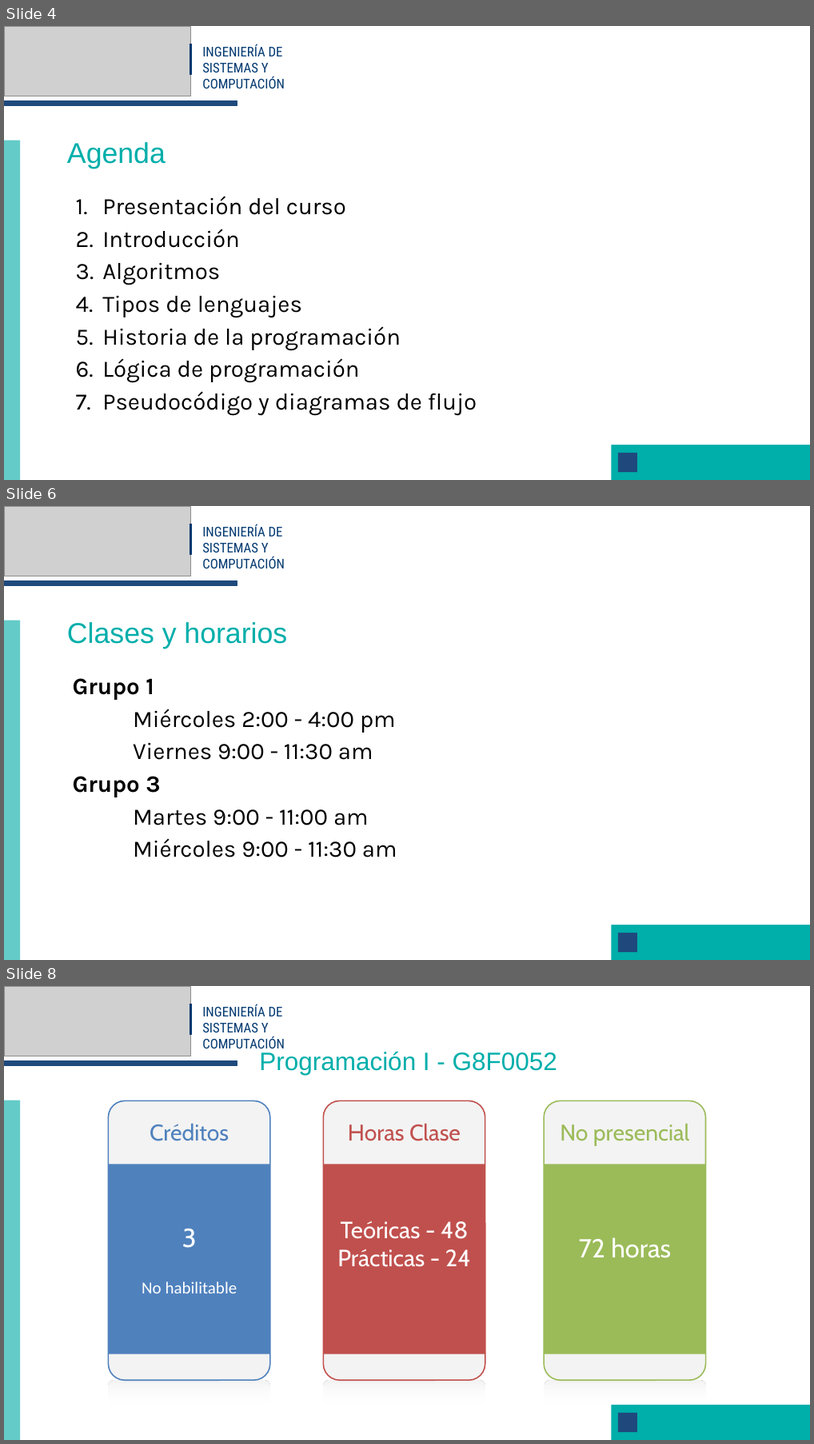
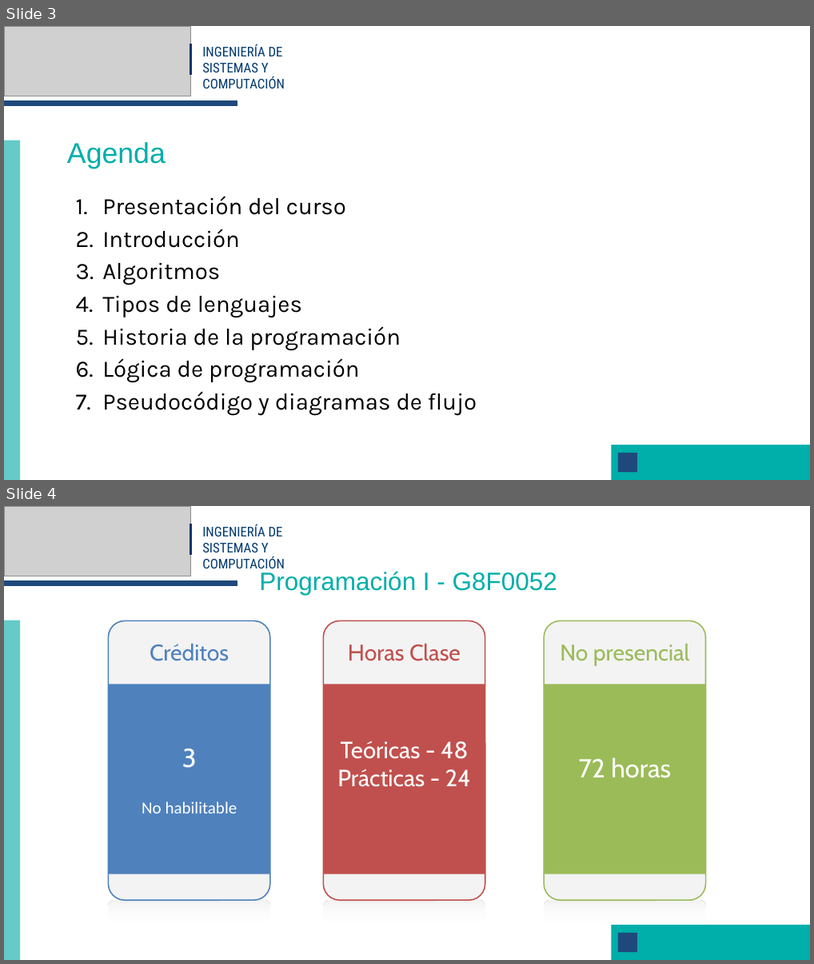
Before and after one commit to BioAITeamLearning/AlgProgI_2026_02_Ucaldas, a slide deck: content/resources/clase-1/clase1-diaps.pptx. Shown one above the other, each under a label of ours: slides 4, 6 and 8 before the commit, slides 3 and 4 after it; the slides between them are not shown. The pictures are 814x1444 and 814x964 pixels, drawn with LibreOffice and Linux fonts; fonts in the diff are those of the drawing; grey boxes stand for pictures; background and template pictures are left out. Boxes give left, top, right and bottom in pixels: in the first picture for what was removed or moved away, otherwise in the second. Text is boxed around its words. In the diff, an @@ line names an element or a change of style, - is before the commit and + after.

```diff
--- a/content/resources/clase-1/clase1-diaps.pptx
+++ b/content/resources/clase-1/clase1-diaps.pptx
@@ slide 6 removed at box(4, 506, 810, 960), background #FFFFFF @@
@@ picture removed at box(4, 506, 191, 576) @@
@@ rectangle removed at box(190, 524, 191, 554) @@
@@ text removed at box(202, 524, 285, 568) @@
-INGENIERÍA DE SISTEMAS Y COMPUTACIÓN
@@ rectangle removed at box(4, 580, 237, 585) @@
@@ freeform shape removed at box(4, 620, 20, 960) @@
@@ title removed at box(67, 622, 287, 649) @@
-Clases y horarios
@@ text removed at box(73, 678, 398, 857) @@
-Grupo 1
-Miércoles 2:00 - 4:00 pm
-Viernes 9:00 - 11:30 am
-Grupo 3
-Martes 9:00 - 11:00 am
-Miércoles 9:00 - 11:30 am
@@ freeform shape removed at box(611, 924, 810, 960) @@
@@ freeform shape removed at box(618, 932, 638, 952) @@
@@ what was slide 4 is now slide 3 @@
@@ what was slide 8 is now slide 4 @@
```
Also in this commit, not shown: 1 slide changed, 3 other slides removed, 2 other files.
